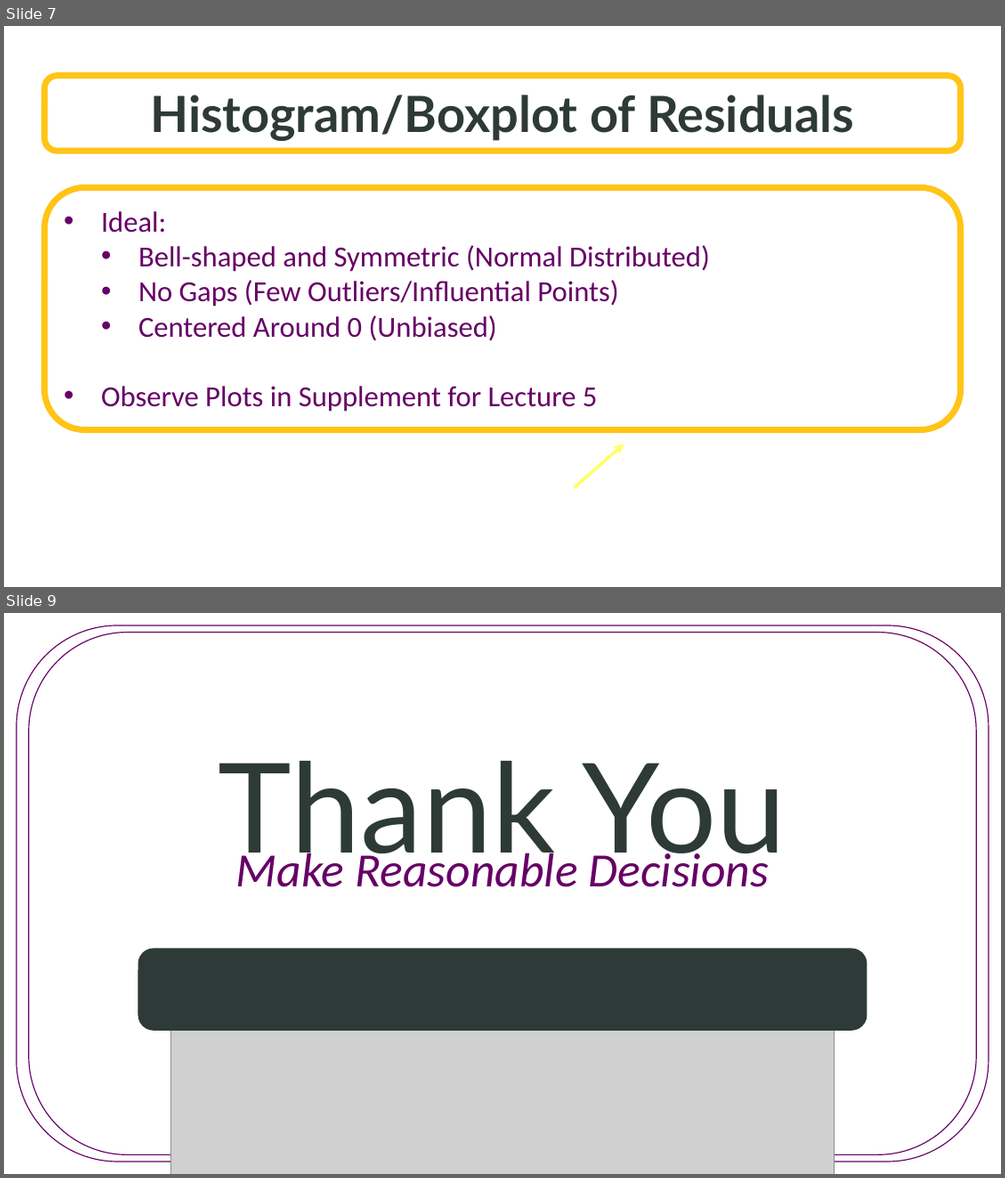
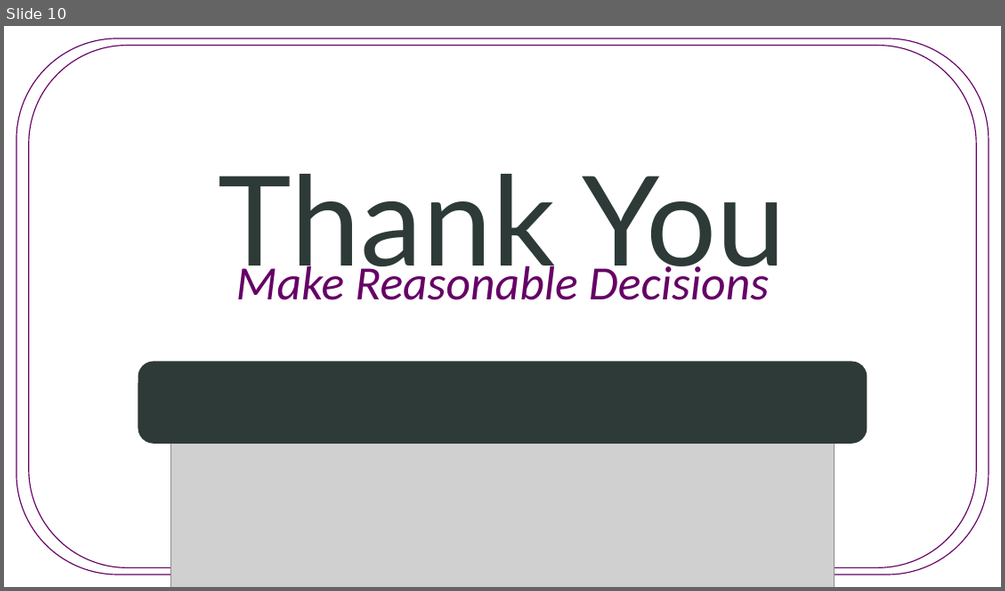
Before and after one commit to SuperMarioGiacomazzo/STOR455_WEBSITE, a slide deck: Lectures/7 - Outliers and Influential Points.pptx. Shown one above the other, each under a label of ours: slides 7 and 9 before the commit, slide 10 after it; the slides between them are not shown. The pictures are 1005x1178 and 1005x591 pixels, drawn with LibreOffice and Linux fonts; fonts in the diff are those of the drawing; grey boxes stand for pictures; background and template pictures are left out. Boxes give left, top, right and bottom in pixels: in the first picture for what was removed or moved away, otherwise in the second. Text is boxed around its words. In the diff, an @@ line names an element or a change of style, - is before the commit and + after.

```diff
--- a/Lectures/7 - Outliers and Influential Points.pptx
+++ b/Lectures/7 - Outliers and Influential Points.pptx
@@ slide 7 removed at [4,26,1001,587], background picture (left out) @@
@@ rounded rectangle removed at [44,75,961,151] @@
-Histogram/Boxplot of Residuals
@@ rounded rectangle removed at [44,187,961,430] @@
-• Ideal:
-  • Bell-shaped and Symmetric (Normal Distributed)
-  • No Gaps (Few Outliers/Influential Points)
-  • Centered Around 0 (Unbiased)
-• Observe Plots in Supplement for Lecture 5
@@ arrow removed from (574, 487) to (624, 444) @@
@@ what was slide 9 is now slide 10 @@
```
Also in this commit, not shown: 2 slides changed, 7 slides added, 5 other slides removed, 18 other files.
